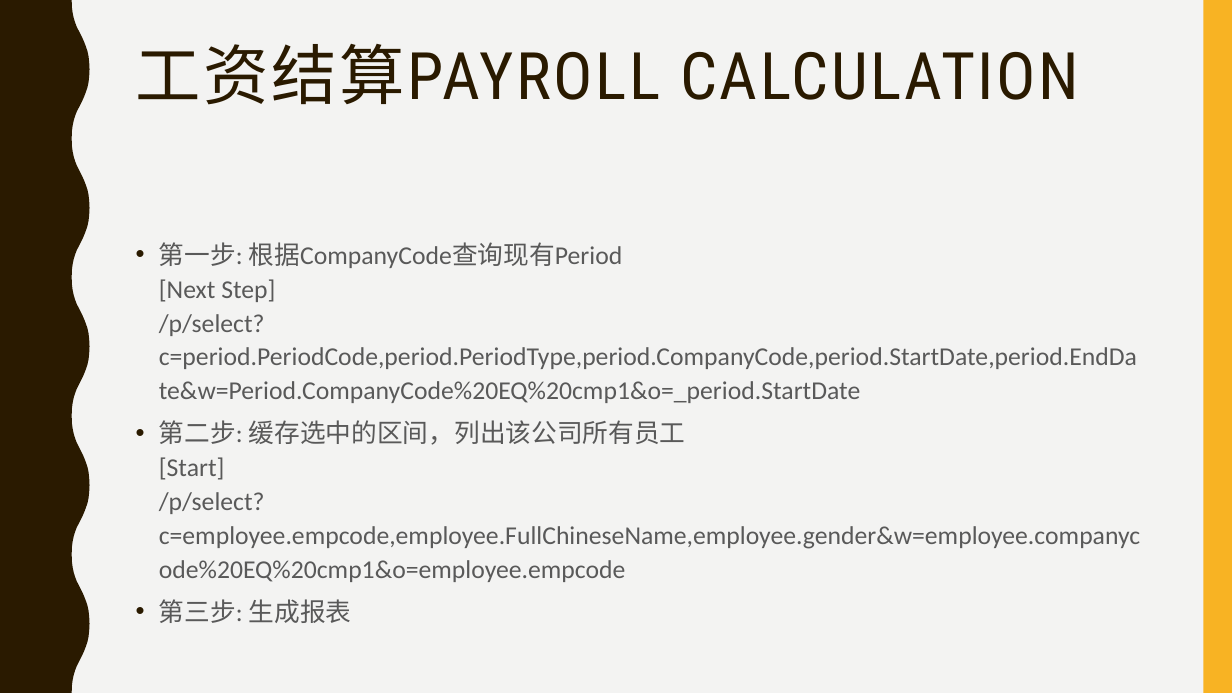
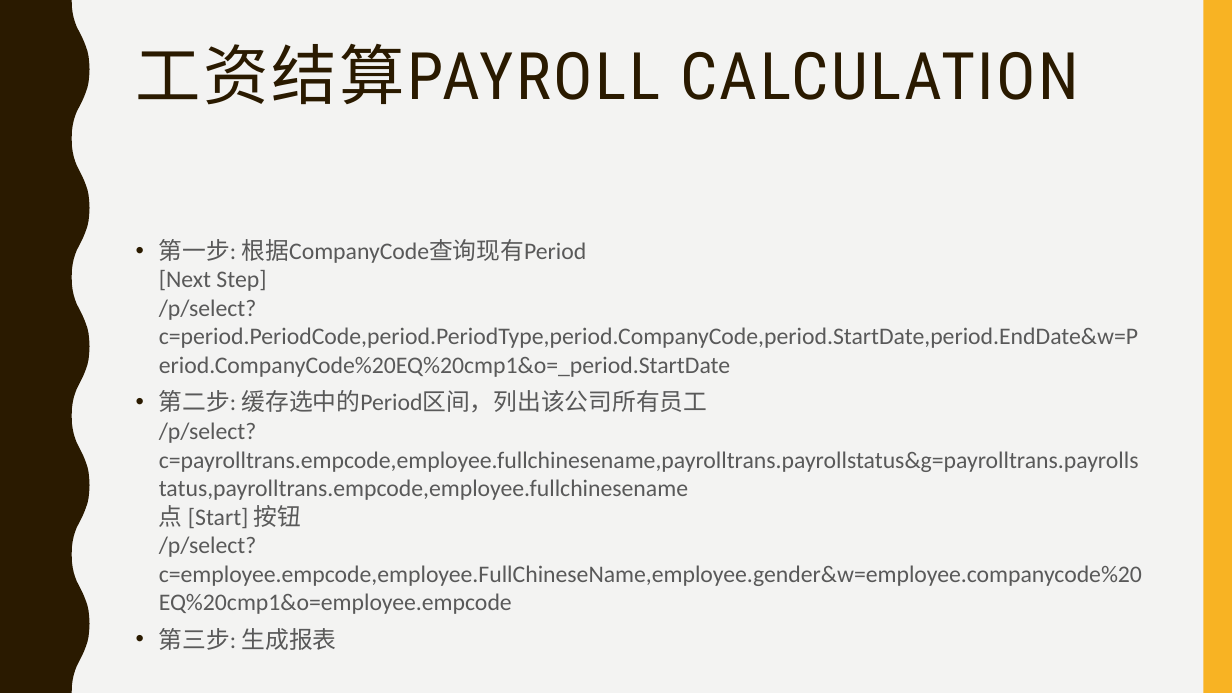
Before and after one commit to payrolls/payrolls.github.io, a slide deck: slide 8 of doc/Payroll Web UI.pptx. Drawn at 1232x693 pixels with LibreOffice and Linux fonts; fonts in the diff are those of the drawing. Boxes give left, top, right and bottom in pixels: in the first picture for what was removed or moved away, otherwise in the second. Text is boxed around its words. In the diff, an @@ line names an element or a change of style, - is before the commit and + after.

```diff
--- a/doc/Payroll Web UI.pptx
+++ b/doc/Payroll Web UI.pptx
@@ text at [159,239,1138,650]: size 20 to 18.5 pt in "第一步: 根据CompanyCode查询现有Period [Next Step] /p/select?c=period. ...", "第三步: 生成报表"; line spacing 1.1 to 1 @@
@@ text at [159,390,1142,614]: text changed; size 20 to 18.5 pt @@
-• 第二步: 缓存选中的区间，列出该公司所有员工
-  [Start]
-  /p/select?c=employee.empcode,employee.FullChineseName,employee.gender&w=employee.companycode%20EQ%20cmp1&o=employee.empcode
+• 第二步: 缓存选中的Period区间，列出该公司所有员工
+  /p/select?c=payrolltrans.empcode,employee.fullchinesename,payrolltrans.payrollstatus&g=payrolltrans.payrollstatus,payrolltrans.empcode,employee.fullchinesename
+  点 [Start] 按钮
+  /p/select?c=employee.empcode,employee.FullChineseName,employee.gender&w=employee.companycode%20EQ%20cmp1&o=employee.empcode
```
Also in this commit, not shown: 4 other slides changed, 1 other file.
